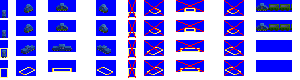
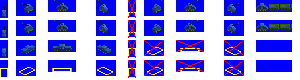
Comparing the layer stacks of the two 300 x 80 images. Changes:
painted on "electric loco 1" over (4, 0, 239, 33)
painted on "electric loco 2" over (2, 48, 6, 58)
painted on "Layer 1" over (0, 0, 244, 58)
